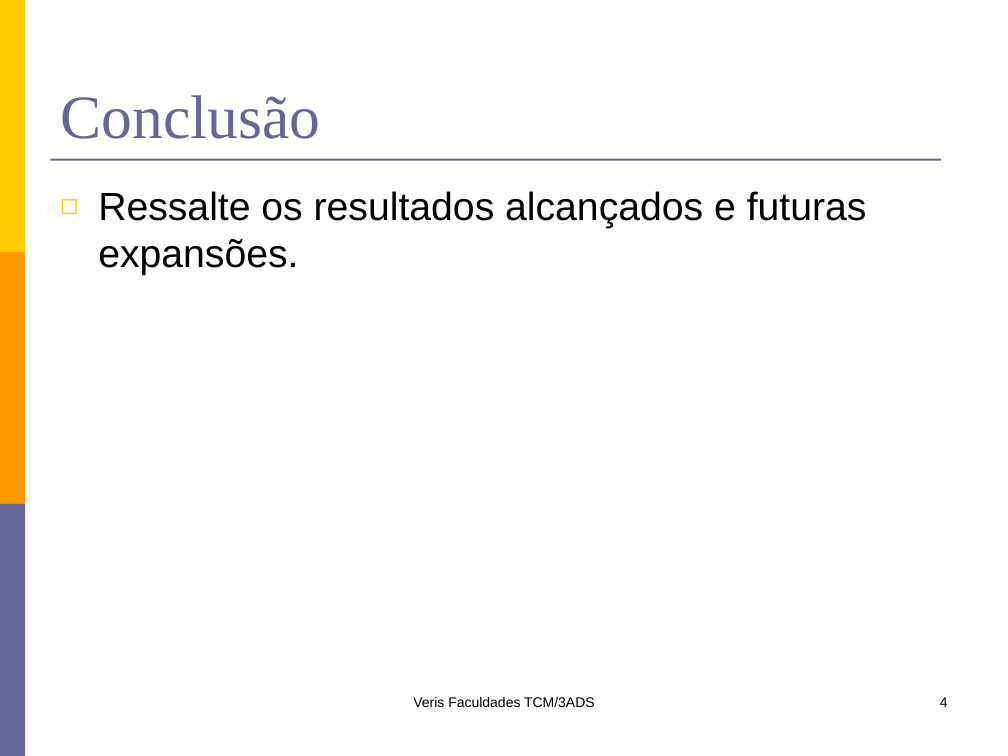
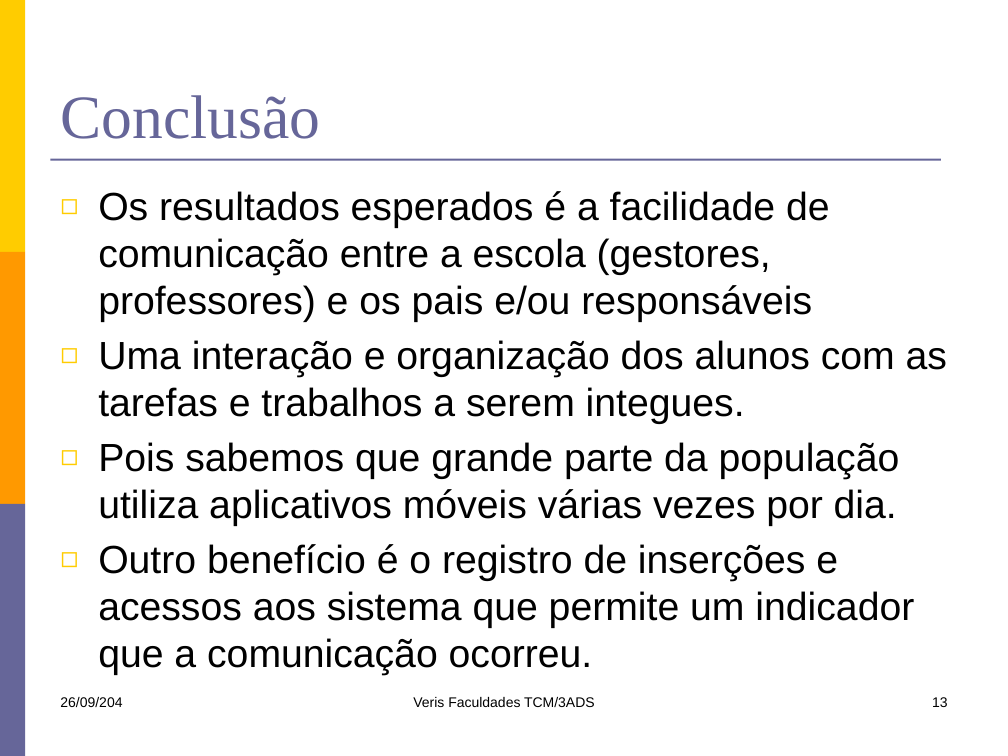
Before and after one commit to lfernandobra/pi5g1s14, a slide deck: slide 13 of documentacao/G5_Apresentacao2sem2014.pptx (slide 4 before the commit). Drawn at 1008x756 pixels with LibreOffice and Linux fonts; fonts in the diff are those of the drawing. Boxes give left, top, right and bottom in pixels: in the first picture for what was removed or moved away, otherwise in the second. Text is boxed around its words. In the diff, an @@ line names an element or a change of style, - is before the commit and + after.

```diff
--- a/documentacao/G5_Apresentacao2sem2014.pptx
+++ b/documentacao/G5_Apresentacao2sem2014.pptx
@@ text at (x1=98, y1=191, x2=947, y2=675): text changed @@
-◻ Ressalte os resultados alcançados e futuras expansões.
+◻ Os resultados esperados é a facilidade de comunicação entre a escola (gestores, professores) e os pais e/ou responsáveis
+◻ Uma interação e organização dos alunos com as tarefas e trabalhos a serem integues.
+◻ Pois sabemos que grande parte da população utiliza aplicativos móveis várias vezes por dia.
+◻ Outro benefício é o registro de inserções e acessos aos sistema que permite um indicador que a comunicação ocorreu.
@@ text added at (x1=60, y1=697, x2=122, y2=707), 10 pt, text #000000 @@
+26/09/204
@@ page number at (x1=932, y1=697, x2=948, y2=707): text changed @@
-4
+13
```
Also in this commit, not shown: 3 other slides changed, 9 slides added.
